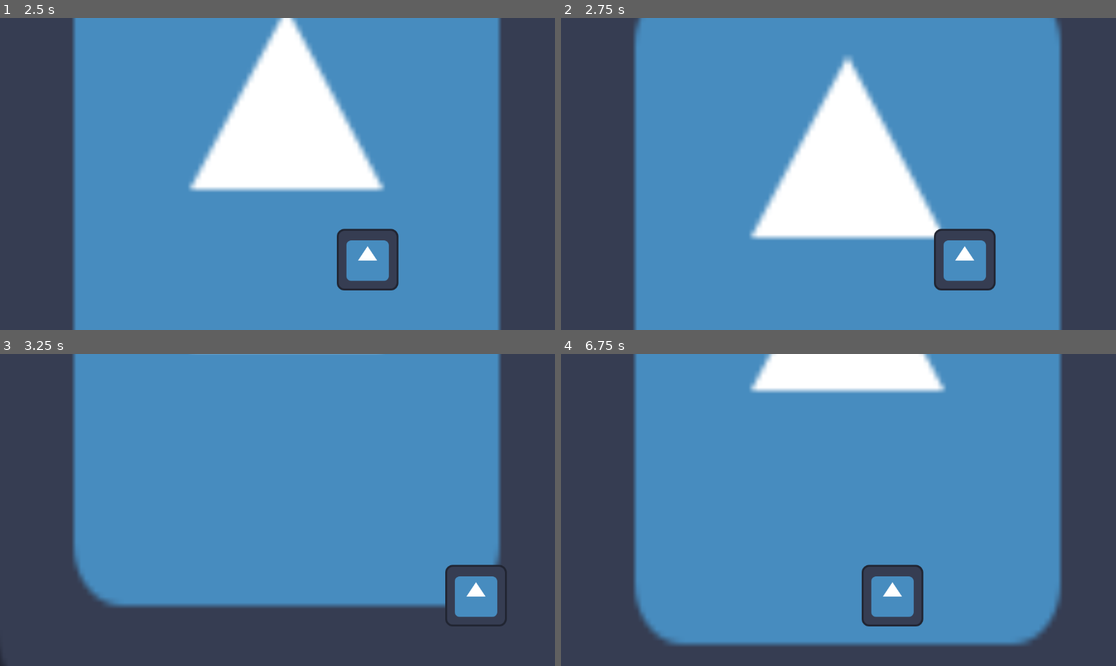
Above: before the commit, frames 1-4 (two rows, left to right).
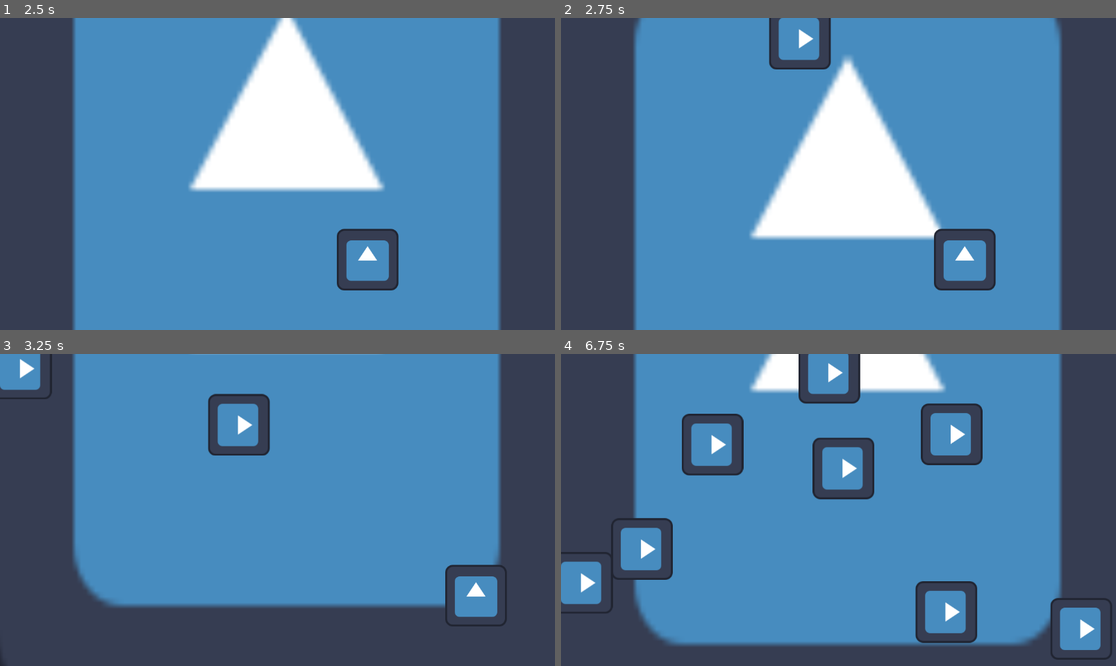
Above: after the commit, the same moments.

Repository: Trimlocgit/FreeWay
Game: Godot game, scene res://main.tscn
Two runs of this game, one before a commit and one after it. Both use one fixed random seed, a clock stepped at 60 frames per second and the inputs below. The engine's default icon, where the game draws it, is replaced by a stand-in: a white triangle on a blue panel in a dark square.
Inputs:
- Up to frame 1 (2.5 s): hold D (droite) 0.53-1.28 s; hold A (gauche) 1.28-2.03 s; hold D (droite) from 2.03 s (still down)
- Up to frame 2 (2.75 s): keep holding D (droite)
- Up to frame 3 (3.25 s): keep holding D (droite)
- Up to frame 4 (6.75 s): release D (droite) at 3.53 s; hold A (gauche) 3.53-5.78 s; hold D (droite) from 5.78 s (still down)

Frame 1 is identical in both runs. In frame 2, 1.0% of the frame differs, in the area x 37-49%, y 0-17%; in frame 3, 2.3%; in frame 4, 12%, in the area x 0-100%, y 0-98%.

Commit message:
Ajout du spawn des voitures

Diff:
--- a/main.tscn
+++ b/main.tscn
@@ -29,6 +29,7 @@
 [node name="TimerStart" type="Timer" parent="."]
 wait_time = 2.0
 one_shot = true
+autostart = true
 
 [node name="PlayerStartPosition" type="Marker2D" parent="."]
 position = Vector2(576, 502)
@@ -37,3 +38,7 @@
 curve = SubResource("Curve2D_1bvp3")
 
 [node name="VoitureSpawnLocation" type="PathFollow2D" parent="PathVoiture"]
+
+[connection signal="timeout" from="TimerVoiture" to="." method="_on_timer_voiture_timeout"]
+[connection signal="timeout" from="TimerScore" to="." method="_on_timer_score_timeout"]
+[connection signal="timeout" from="TimerStart" to="." method="_on_timer_start_timeout"]
--- a/script/main.gd
+++ b/script/main.gd
@@ -1,4 +1,41 @@
 extends Node
 
 @export var voiture_scene: PackedScene
-var score
+var score = 0
+
+func gameOver():
+	$TimerScore.stop()
+	$TimerVoiture.stop()
+
+func newGame():
+	score = 0
+	$Player.start($PlayerStartPosition.position)
+	$TimerStart.start()
+
+
+func _on_timer_voiture_timeout() -> void:
+
+	var voiture = voiture_scene.instantiate()
+
+	var voiture_location = $PathVoiture/VoitureSpawnLocation
+	voiture_location.progress_ratio = randf()
+
+	voiture.position = voiture_location.position
+
+	var direction = voiture_location.rotation + PI / 2
+
+	voiture.rotation = direction
+
+	var velocite = Vector2(randf_range(150, 250), 0)
+	voiture.linear_velocity = velocite.rotated(direction)
+
+	add_child(voiture)
+
+
+func _on_timer_score_timeout() -> void:
+	score += 1
+
+
+func _on_timer_start_timeout() -> void:
+	$TimerScore.start()
+	$TimerVoiture.start()
